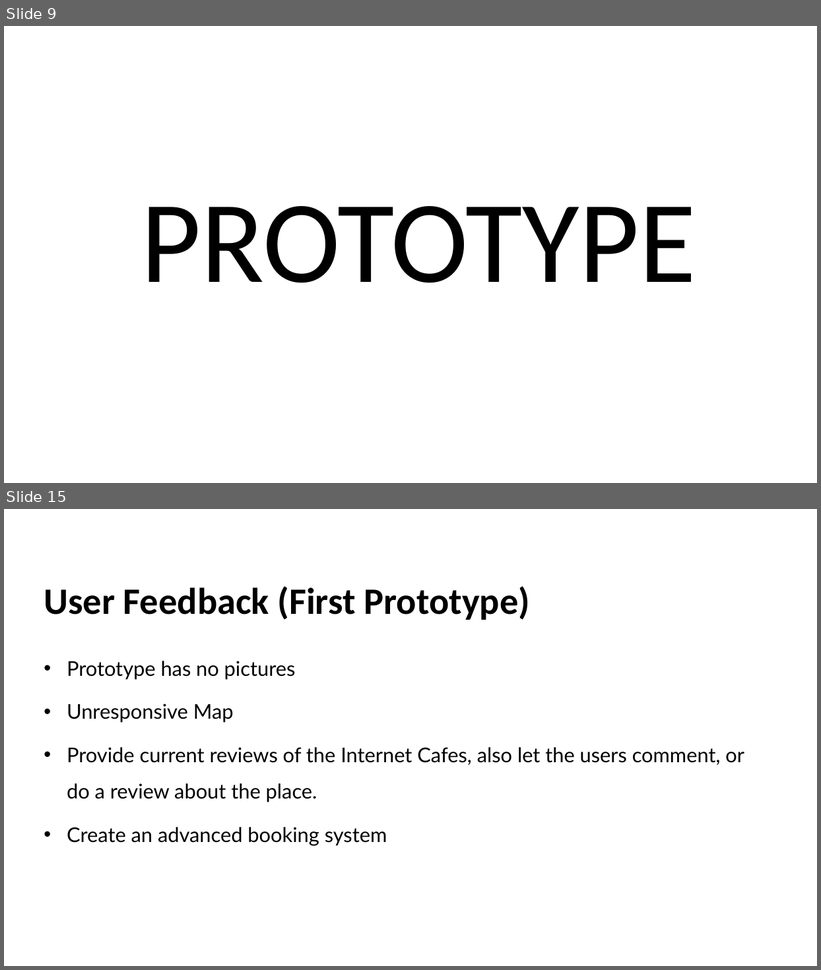
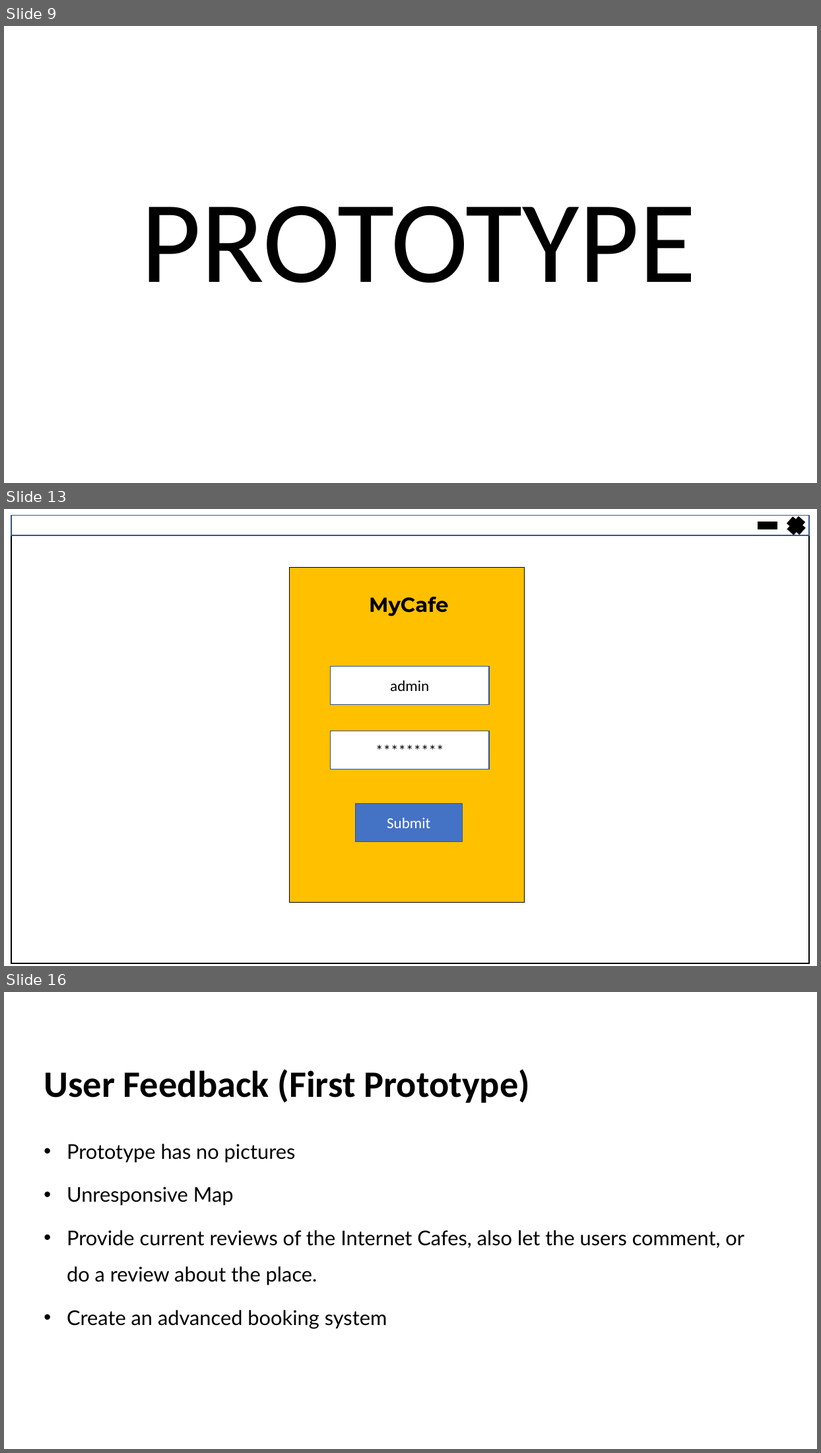
Before and after one commit to dbeler2/userdessf181-A1-dbeler2-jbermudo, a slide deck: userdes.pptx. Shown one above the other, each under a label of ours: slides 9 and 15 before the commit, slides 9, 13 and 16 after it; the slides between them are not shown. The pictures are 821x970 and 821x1453 pixels, drawn with LibreOffice and Linux fonts; fonts in the diff are those of the drawing. Boxes give left, top, right and bottom in pixels: in the first picture for what was removed or moved away, otherwise in the second. Text is boxed around its words. In the diff, an @@ line names an element or a change of style, - is before the commit and + after.

```diff
--- a/userdes.pptx
+++ b/userdes.pptx
@@ slide 13 added at bbox=[4, 509, 817, 966], background #FFFFFF @@
@@ group added at bbox=[11, 514, 809, 964]: 7 rectangles, 1 text, 1 plus @@
+MyCafe
+admin
+*********
+Submit
@@ what was slide 15 is now slide 16 @@
```
Also in this commit, not shown: 4 slides changed, 2 other slides added, 2 slides removed.
